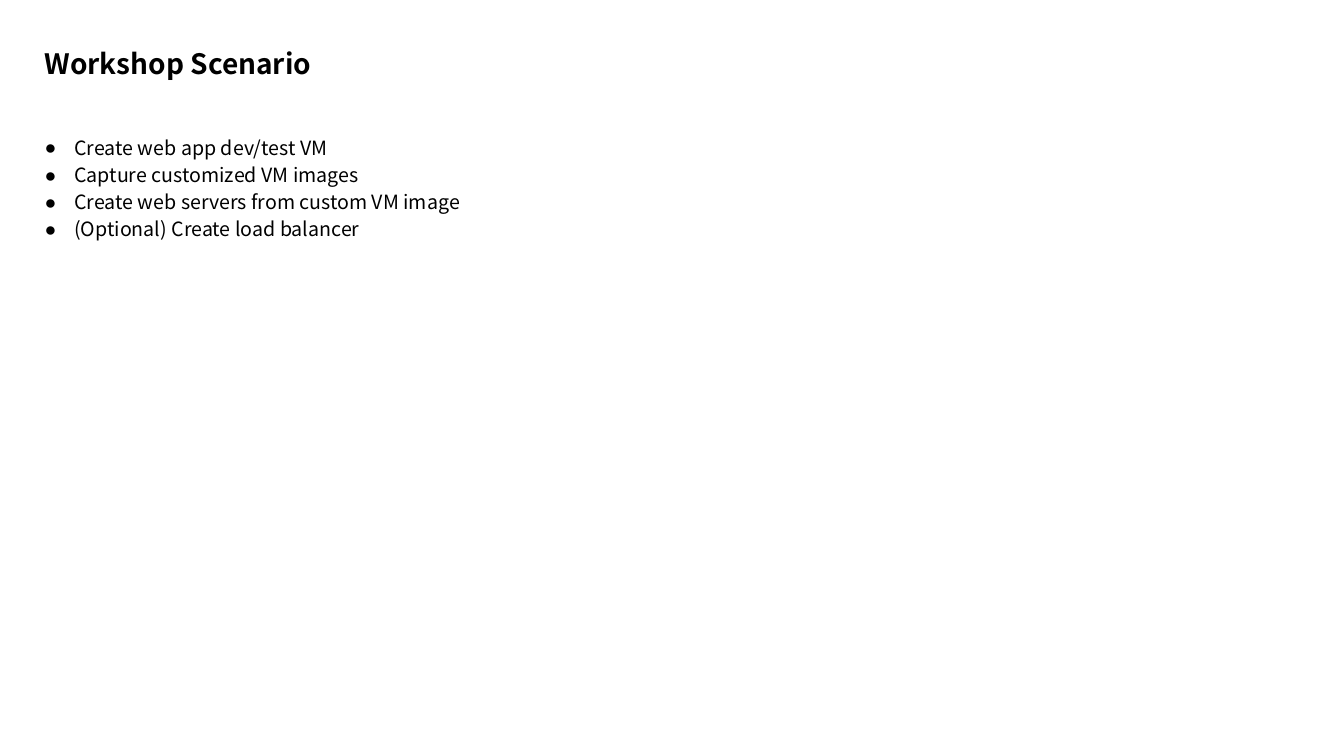
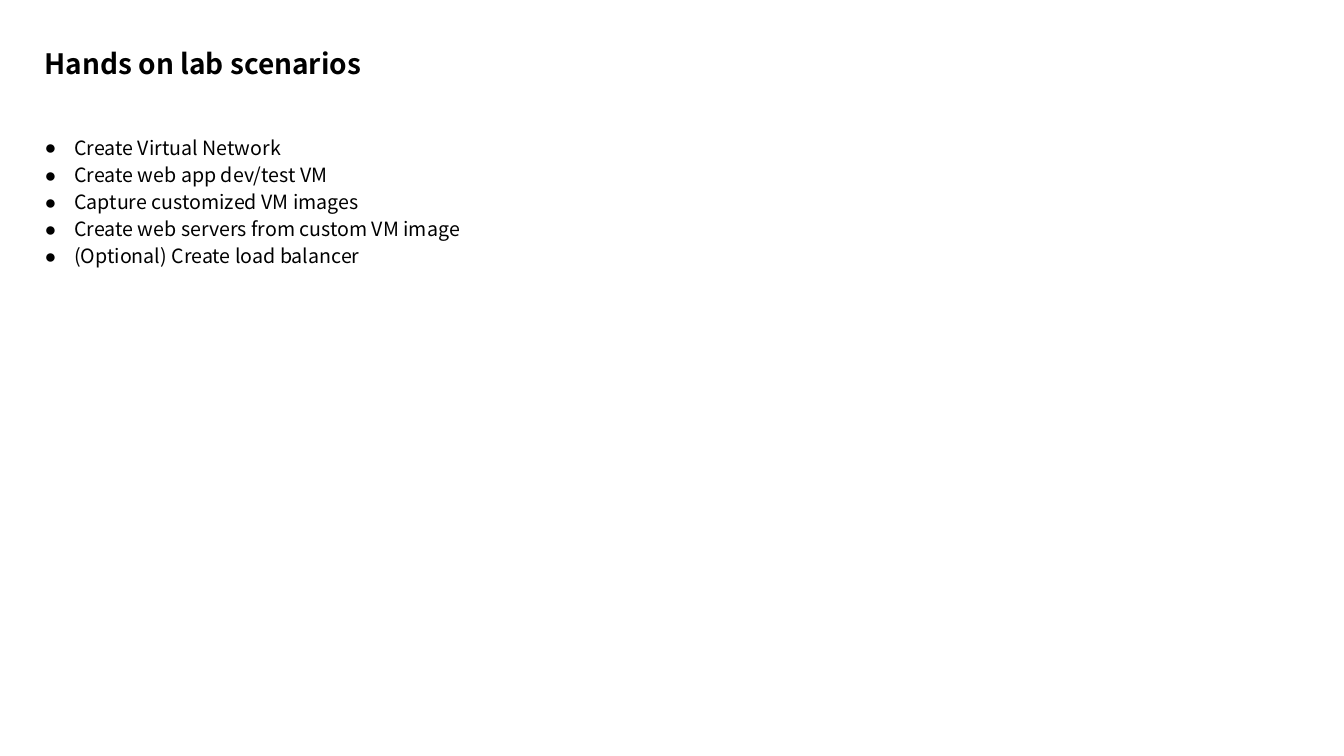
Before and after one commit to xlegend1024/az-infra-wrkshp-101, a slide deck: slide 3 of 2. Workshop Scenario/Workshop Scenario.pptx (slide 2 before the commit). Drawn at 1344x756 pixels with LibreOffice and Linux fonts; fonts in the diff are those of the drawing. Boxes give left, top, right and bottom in pixels: in the first picture for what was removed or moved away, otherwise in the second. Text is boxed around its words. In the diff, an @@ line names an element or a change of style, - is before the commit and + after.

```diff
--- a/2. Workshop Scenario/Workshop Scenario.pptx
+++ b/2. Workshop Scenario/Workshop Scenario.pptx
@@ title at (x1=45, y1=51, x2=361, y2=75): text changed @@
-Workshop Scenario
+Hands on lab scenarios
@@ text at (x1=74, y1=139, x2=281, y2=156): paragraph added @@
+● Create Virtual Network
```
Also in this commit, not shown: 2 other slides changed, 5 slides added, 1 slide removed, 6 other files.
